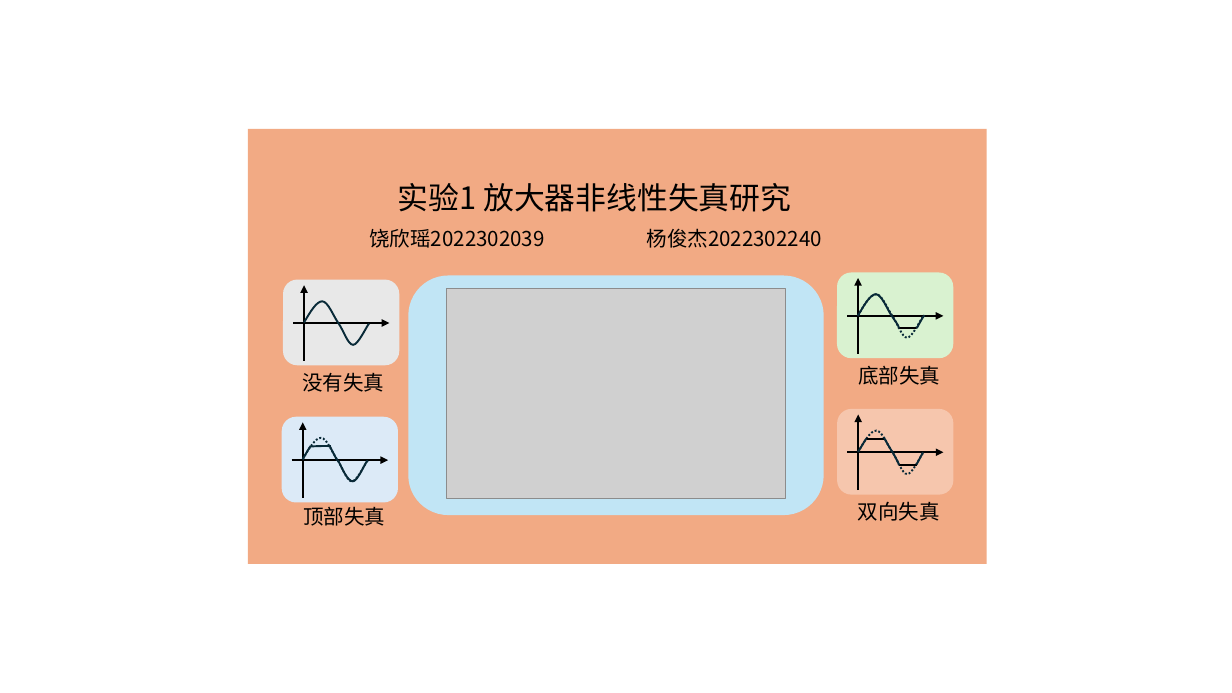
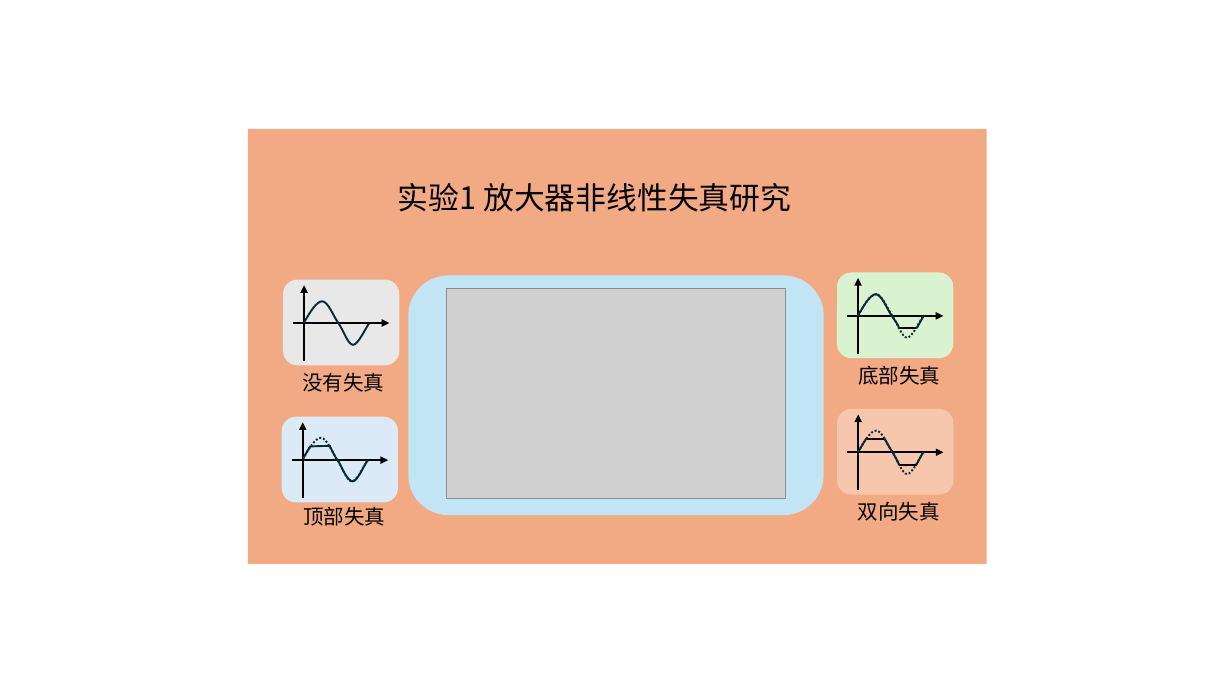
Before and after one commit to Rtwotwo/Micro-Development, a slide deck: slide 3 of assets/Screen_UI.pptx. Drawn at 1232x693 pixels with LibreOffice and Linux fonts; fonts in the diff are those of the drawing; grey boxes stand for pictures; background and template pictures are left out. Boxes give left, top, right and bottom in pixels: in the first picture for what was removed or moved away, otherwise in the second. Text is boxed around its words. In the diff, an @@ line names an element or a change of style, - is before the commit and + after.

```diff
--- a/assets/Screen_UI.pptx
+++ b/assets/Screen_UI.pptx
@@ text removed at bbox=[370, 228, 822, 248] @@
-饶欣瑶2022302039 杨俊杰2022302240
```
Also in this commit, not shown: 1 other slide changed, 10 other files.
